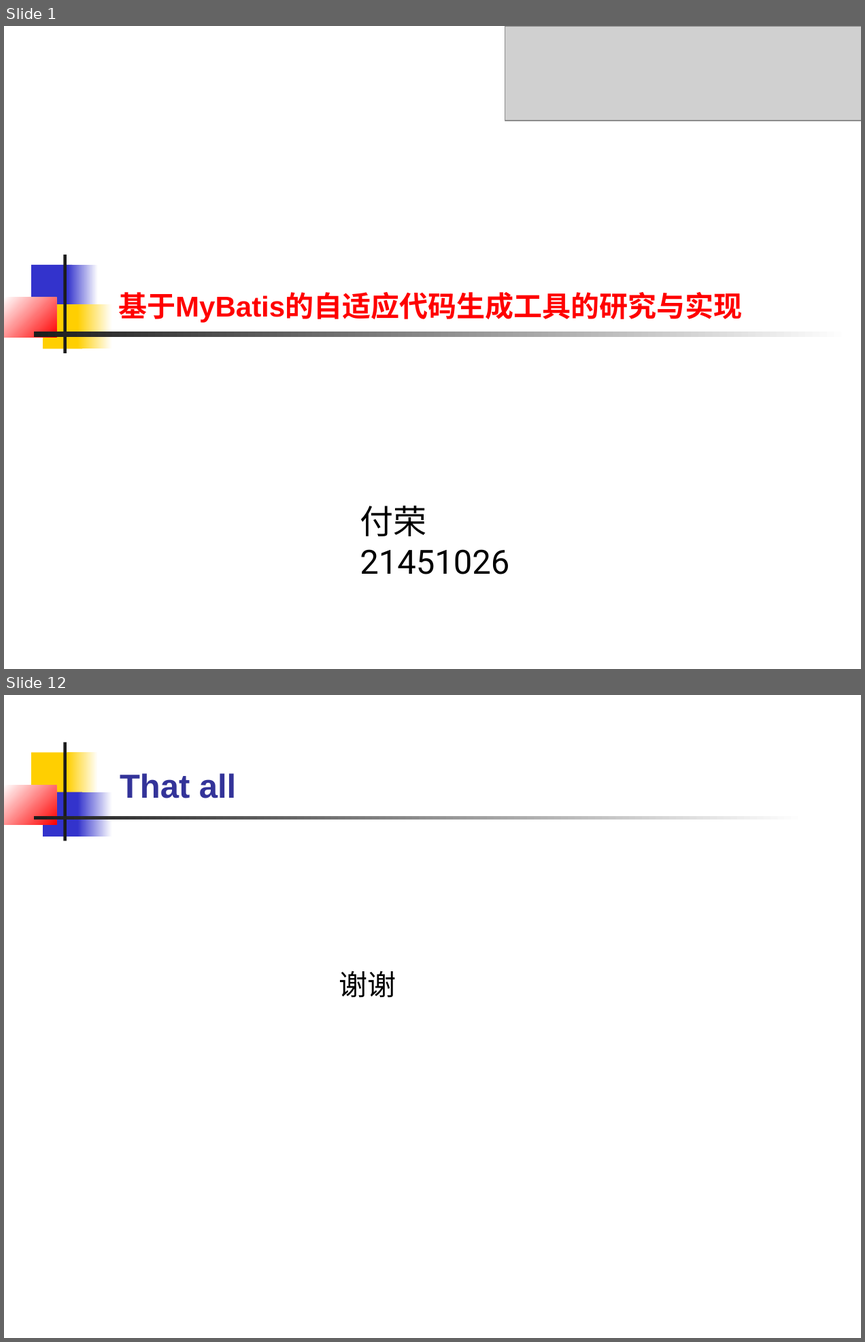
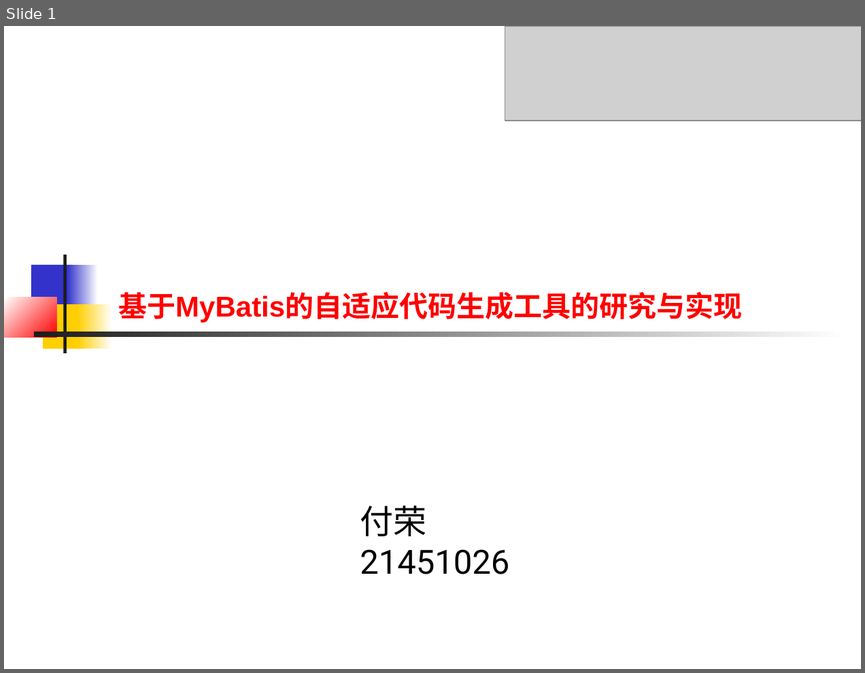
Before and after one commit to connLAN/zjuResource, a slide deck: 毕业论文/开题报告论证会-材料/开题论证会-付荣.ppt. Shown one above the other, each under a label of ours: slides 1 and 12 before the commit, slide 1 after it; the slides between them are not shown. The pictures are 865x1342 and 865x673 pixels, drawn with LibreOffice and Linux fonts; fonts in the diff are those of the drawing; grey boxes stand for pictures. Boxes give left, top, right and bottom in pixels: in the first picture for what was removed or moved away, otherwise in the second. Text is boxed around its words. In the diff, an @@ line names an element or a change of style, - is before the commit and + after.

```diff
--- a/毕业论文/开题报告论证会-材料/开题论证会-付荣.ppt
+++ b/毕业论文/开题报告论证会-材料/开题论证会-付荣.ppt
@@ slide 12 removed at box(4, 695, 861, 1338), background #FFFFFF @@
@@ rectangle removed at box(31, 752, 73, 797) @@
@@ rectangle removed at box(63, 742, 66, 841) @@
@@ rectangle removed at box(67, 752, 99, 797) @@
@@ title removed at box(120, 773, 236, 798) @@
-That all
@@ rectangle removed at box(4, 785, 56, 824) @@
@@ rectangle removed at box(43, 792, 82, 836) @@
@@ rectangle removed at box(77, 792, 112, 836) @@
@@ rectangle removed at box(34, 817, 805, 820) @@
@@ text removed at box(339, 970, 396, 997) @@
-谢谢
```
Also in this commit, not shown: 9 slides added, 10 other slides removed, 1 other file.
